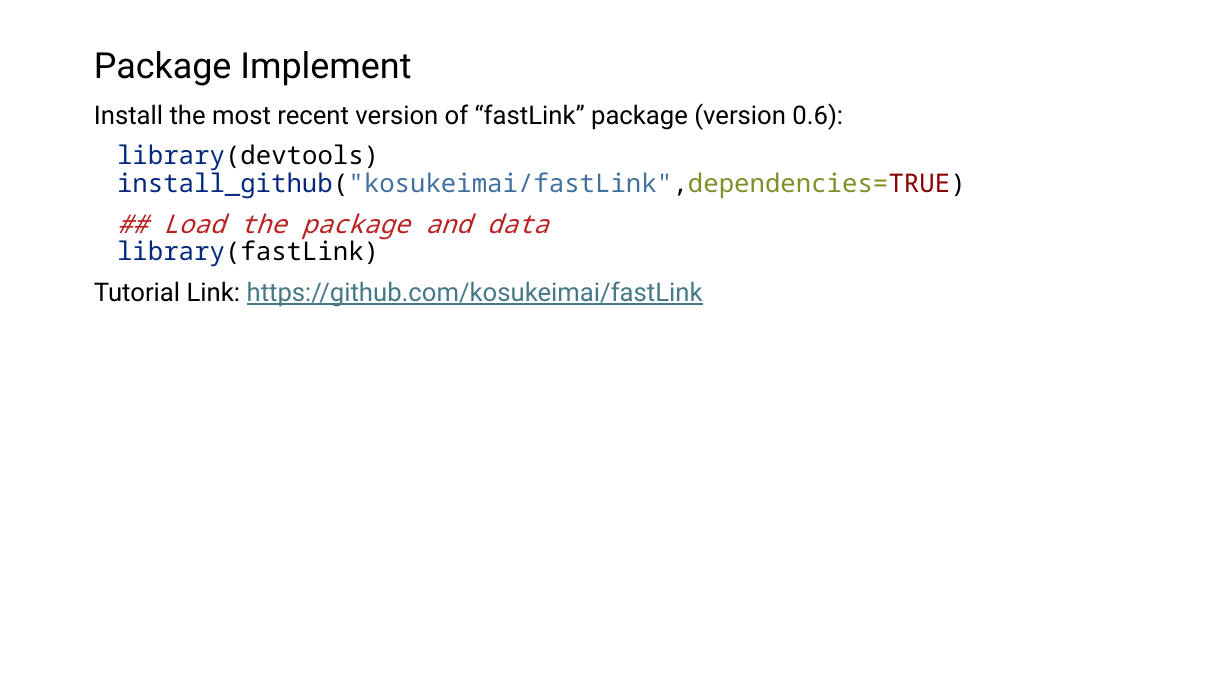
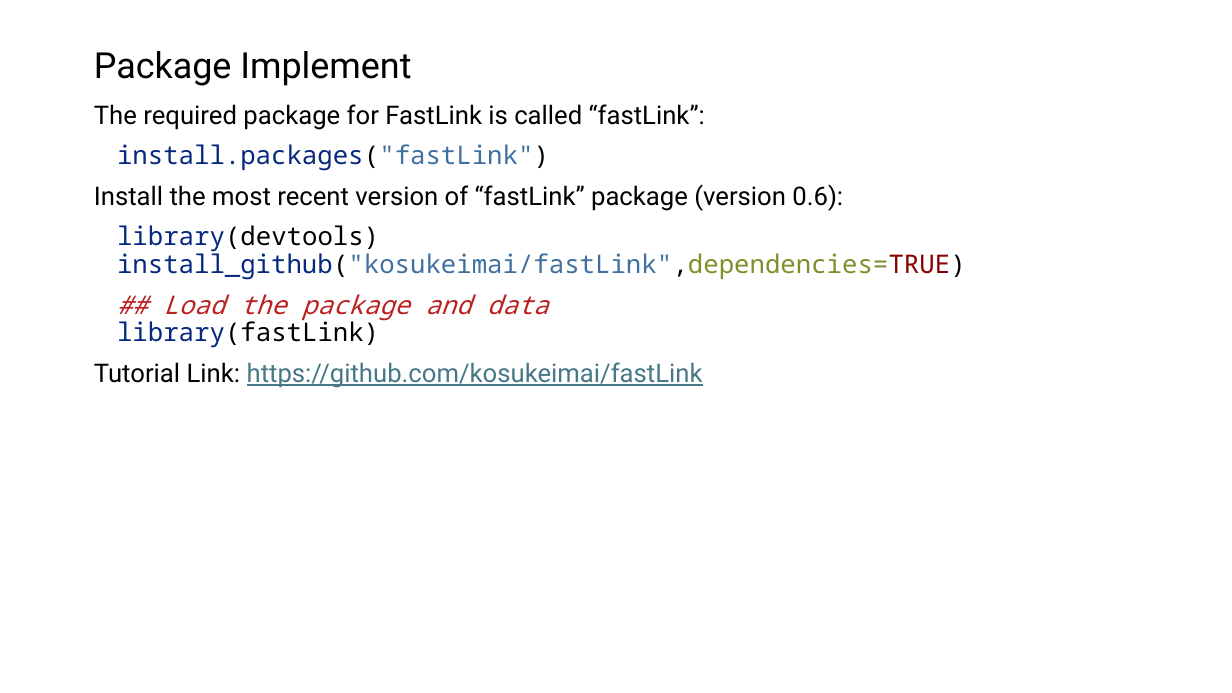
Before and after one commit to ShimizuYukii/Entity-Resolution, a slide deck: slide 6 of Presentation.pptx. Drawn at 1232x693 pixels with LibreOffice and Linux fonts; fonts in the diff are those of the drawing. Boxes give left, top, right and bottom in pixels: in the first picture for what was removed or moved away, otherwise in the second. Text is boxed around its words. In the diff, an @@ line names an element or a change of style, - is before the commit and + after.

```diff
--- a/Presentation.pptx
+++ b/Presentation.pptx
@@ text at box(94, 104, 705, 171): paragraphs added @@
+The required package for FastLink is called “fastLink”:
+install.packages("fastLink")
```
Also in this commit, not shown: 1 other file.
